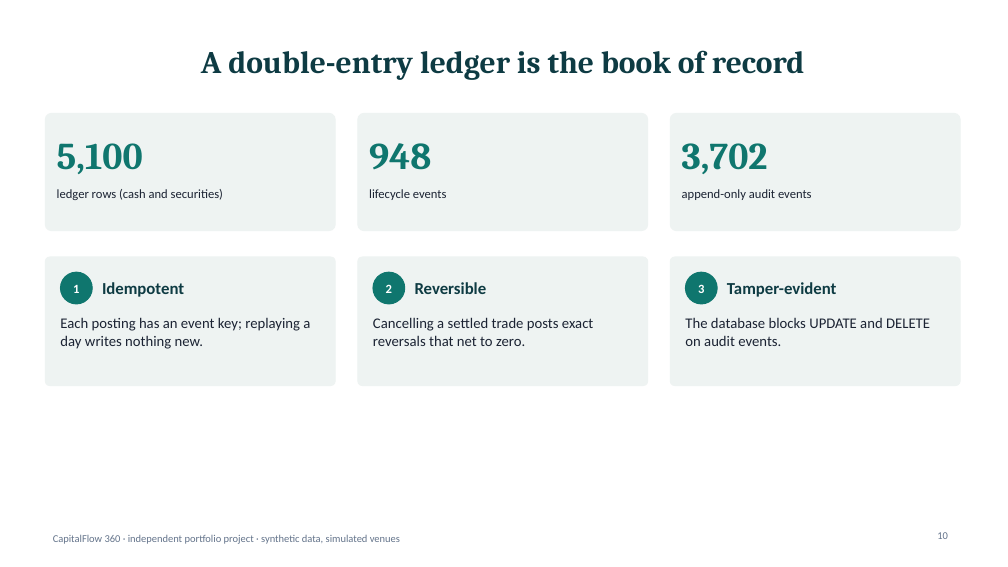
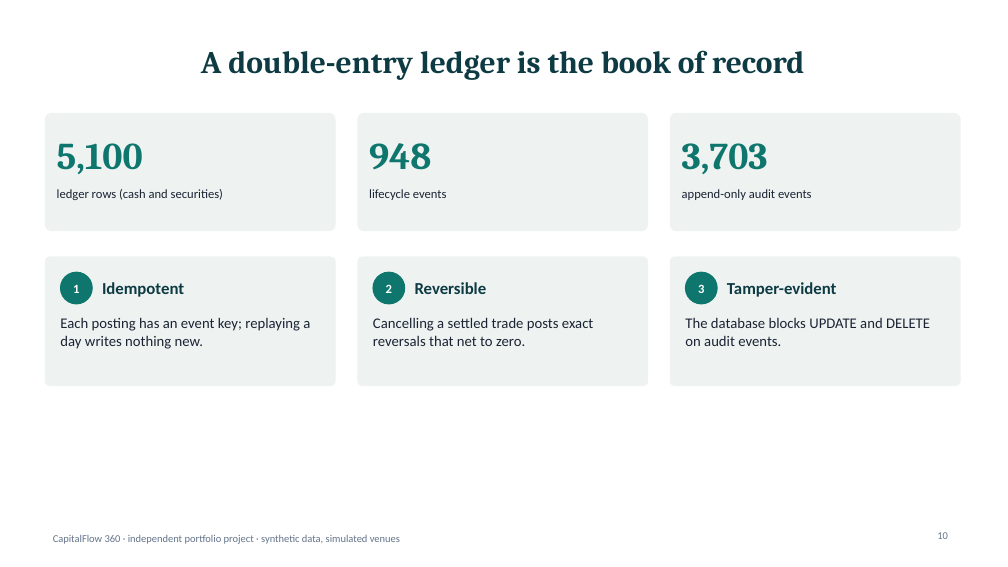
Before and after one commit to nipunrg1990rocks-dev/banking-ai-portfolio, a slide deck: slide 10 of projects/p7_capitalflow360/reporting/out/CF360_Business_Process_Walkthrough.pptx. Drawn at 1008x567 pixels with LibreOffice and Linux fonts; fonts in the diff are those of the drawing. Boxes give left, top, right and bottom in pixels: in the first picture for what was removed or moved away, otherwise in the second. Text is boxed around its words. In the diff, an @@ line names an element or a change of style, - is before the commit and + after.

```diff
--- a/projects/p7_capitalflow360/reporting/out/CF360_Business_Process_Walkthrough.pptx
+++ b/projects/p7_capitalflow360/reporting/out/CF360_Business_Process_Walkthrough.pptx
@@ text at (682,143,768,174): text changed @@
-3,702
+3,703
```
Also in this commit, not shown: 10 other files.
